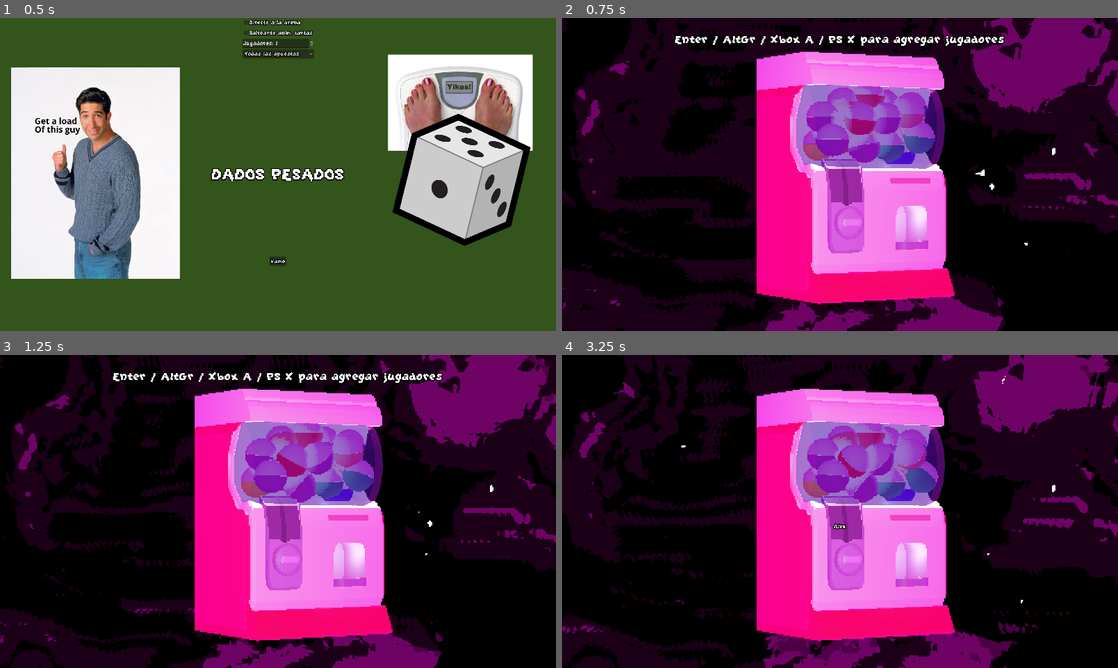
Above: before the commit, frames 1-4 (two rows, left to right).
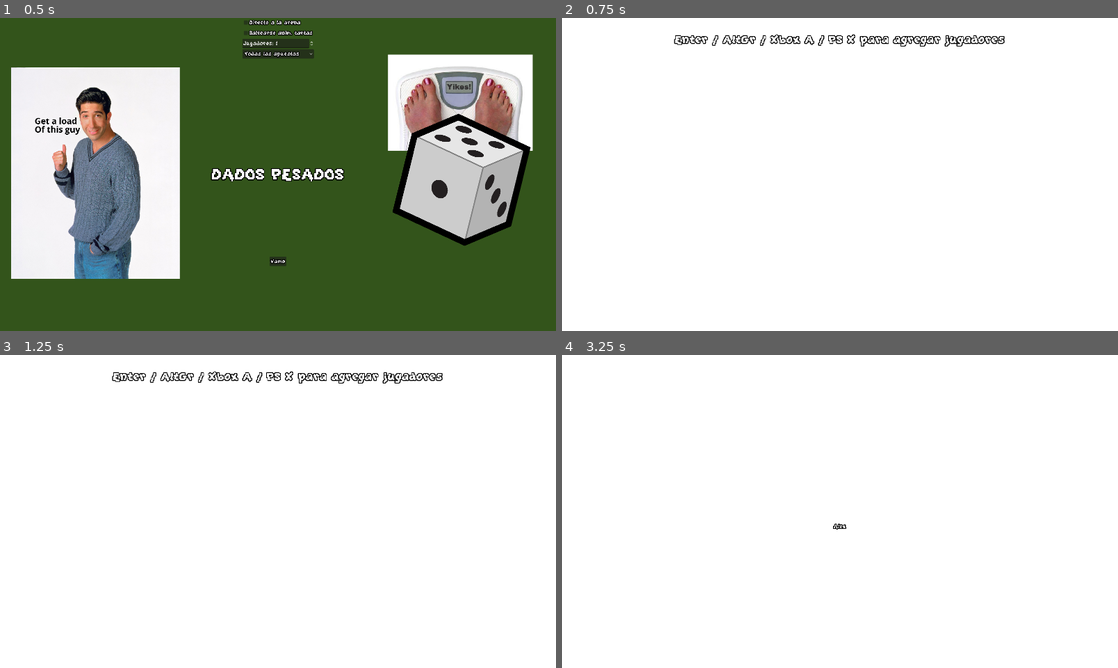
Above: after the commit, the same moments.

Repository: Laks0/weighted-dice-3d
Game: Godot game, scene res://Scenes/MainMenu/MainMenu.tscn
Two runs of this game, one before a commit and one after it. Both use one fixed random seed, a clock stepped at 60 frames per second and the inputs below.
Inputs (mouse positions are in pixels of both pictures, inside the frame that each line leads up to):
- Up to frame 1 (0.5 s): no input
- Up to frame 2 (0.75 s): click "Vamo" at 0.5 s
- Up to frame 3 (1.25 s): no input
- Up to frame 4 (3.25 s): tap Enter (grab_mouse) at 1.25 s; hold D (move_right_kb) 1.28-2 s; tap Backspace (die) at 1.35 s; click (840, 505) at 2.02 s; type "Alex" at 2.1 s; click "Ready" at 2.75 s

Frame 1 is identical in both runs. In frame 2, 99% of the frame differs, in the area x 0-100%, y 0-100%; in frame 3, 99%; in frame 4, 100%.

Commit message:
Intento de outlines

Diff:
--- /dev/null
+++ b/Classes/BetDisplay/BetDisplaySimple.gdshader
@@ -0,0 +1,14 @@
+shader_type spatial;
+
+void vertex() {
+	// Called for every vertex the material is visible on.
+}
+
+void fragment() {
+	// Called for every pixel the material is visible on.
+}
+
+//void light() {
+	// Called for every pixel for every light affecting the material.
+	// Uncomment to replace the default light processing function with this one.
+//}
--- /dev/null
+++ b/Classes/Die/Die.gdshader
@@ -0,0 +1,23 @@
+shader_type spatial;
+render_mode cull_front, unshaded;
+
+uniform vec4 outline_color : source_color;
+uniform float outline_width = 1.0;
+
+void vertex() {
+	vec4 clip_position = PROJECTION_MATRIX * (MODELVIEW_MATRIX * vec4(VERTEX, 1.0));
+	vec3 clip_normal = mat3(PROJECTION_MATRIX) * (mat3(MODELVIEW_MATRIX) * NORMAL);
+
+	vec2 offset = normalize(clip_normal.xy) / VIEWPORT_SIZE * clip_position.w * outline_width * 2.0;
+
+	clip_position.xy += offset;
+
+	POSITION = clip_position;
+}
+
+void fragment() {
+	ALBEDO = outline_color.rgb;
+	if (outline_color.a < 1.0) {
+		ALPHA = outline_color.a;
+	}
+}
--- a/Classes/MultipleResCamera/MultipleResCamera.tscn
+++ b/Classes/MultipleResCamera/MultipleResCamera.tscn
@@ -11,8 +11,8 @@
 [sub_resource type="ShaderMaterial" id="ShaderMaterial_suf3b"]
 render_priority = 0
 shader = ExtResource("4_4k3cc")
-shader_parameter/shadow_strength = 0.42
 shader_parameter/shadow_color = Color(0, 0, 0, 1)
+shader_parameter/shadow_thickness = 2.0
 
 [node name="MultipleResCamera" type="Camera3D"]
 cull_mask = 1048573
--- a/Classes/MultipleResCamera/Pixelate.gdshader
+++ b/Classes/MultipleResCamera/Pixelate.gdshader
@@ -1,21 +1,21 @@
 shader_type spatial;
 render_mode unshaded, fog_disabled;
 
-float getDepth(vec2 screen_uv, sampler2D depth_texture, mat4 inv_projection_matrix){
-//	Credit: https://godotshaders.com/shader/depth-modulated-pixel-outline-in-screen-space/
-	float raw_depth = texture(depth_texture, screen_uv)[0];
-	vec3 normalized_device_coordinates = vec3(screen_uv * 2.0 - 1.0, raw_depth);
+uniform vec3 shadow_color : source_color = vec3(0.0);
+uniform float shadow_thickness = 2.0;
+
+vec2 getDepth(vec2 screen_pos, sampler2D depth_texture, mat4 inv_projection_matrix){
+	float raw_depth = texture(depth_texture, screen_pos)[0];
+	vec3 normalized_device_coordinates = vec3(screen_pos * 2.0 - 1.0, raw_depth);
     vec4 view_space = inv_projection_matrix * vec4(normalized_device_coordinates, 1.0);
 	view_space.xyz /= view_space.w;
-	return -view_space.z;
+	return vec2(-view_space.z, raw_depth);
 }
 
 uniform sampler2D DEPTH_TEXTURE : hint_depth_texture, filter_linear_mipmap;
 uniform sampler2D SCREEN_TEXTURE : hint_screen_texture, filter_linear_mipmap;
+uniform sampler2D NORMAL_TEXTURE : hint_normal_roughness_texture, filter_nearest;
 const int pixel_size = 4; //resolution must be divisible by pixel_size
-
-uniform float shadow_strength : hint_range(0.0, 1.0, 0.01) = 0.4;
-uniform vec3 shadow_color : source_color = vec3(0.0);
 
 void fragment() {
 	float x = float(int(FRAGCOORD.x) % pixel_size);
@@ -28,51 +28,60 @@
 
 	ALBEDO = texture(SCREEN_TEXTURE, pixelated_uv).rgb;
 
+	// Outlines
 	vec2 e = vec2(1./VIEWPORT_SIZE.xy);
 
-//	Shadows
-	//float mean_depth_diff = 0.0;
-	//for (int i = 0; i < 5; i++) {
-		//vec2 screen_pos = pixelated_uv;
-		//switch (i) {
-			//case 0:
-				//screen_pos += e;
-				//break;
-			//case 1:
-				//screen_pos -= e;
-				//break;
-			//case 2:
-				//screen_pos += vec2(.0, e.y);
-				//break;
-			//case 3:
-				//screen_pos += vec2(e.x, .0);
-				//break;
-		//}
-		//
-		//float depth_diff = 0.0;
-		//float neg_depth_diff = .5;
-		//float depth = getDepth(screen_pos, DEPTH_TEXTURE, INV_PROJECTION_MATRIX);
-		//float du = getDepth(screen_pos+vec2(0., -1.)*e, DEPTH_TEXTURE, INV_PROJECTION_MATRIX);
-		//float dr = getDepth(screen_pos+vec2(1., 0.)*e, DEPTH_TEXTURE, INV_PROJECTION_MATRIX);
-		//float dd = getDepth(screen_pos+vec2(0., 1.)*e, DEPTH_TEXTURE, INV_PROJECTION_MATRIX);
-		//float dl = getDepth(screen_pos+vec2(-1., 0.)*e, DEPTH_TEXTURE, INV_PROJECTION_MATRIX);
-		//depth_diff += clamp(du - depth, 0., 1.);
-		//depth_diff += clamp(dd - depth, 0., 1.);
-		//depth_diff += clamp(dr - depth, 0., 1.);
-		//depth_diff += clamp(dl - depth, 0., 1.);
-		//neg_depth_diff += depth - du;
-		//neg_depth_diff += depth - dd;
-		//neg_depth_diff += depth - dr;
-		//neg_depth_diff += depth - dl;
-		//neg_depth_diff = clamp(neg_depth_diff, 0., 1.);
-		//neg_depth_diff = clamp(smoothstep(0.5, 0.5, neg_depth_diff)*10., 0., 1.);
-		//depth_diff = smoothstep(0.2, 0.3, depth_diff);
-		//
-		//mean_depth_diff += depth_diff;
-	//}
-	////mean_depth_diff /= 2.;
-	//
-	//vec3 shadow_final_color = mix(ALBEDO, shadow_color, shadow_strength);
-	//
-	//ALBEDO = mix(ALBEDO, shadow_final_color, mean_depth_diff);
+	float depth_diff = 0.0;
+	float neg_depth_diff = .5;
+
+	vec2 screen_pos = pixelated_uv;
+
+	vec2 depth_data = getDepth(screen_pos, DEPTH_TEXTURE, INV_PROJECTION_MATRIX);
+	float depth = depth_data.x;
+	vec3 color = texture(SCREEN_TEXTURE, screen_pos).rgb;
+	vec3 c = vec3(0.0);
+
+	vec2 min_depth_data = depth_data;
+	float min_depth = 9999999.9;
+
+
+	vec3 normal = texture(NORMAL_TEXTURE, screen_pos).rgb * 2.0 - 1.0;
+
+	for (float x = -shadow_thickness; x <= shadow_thickness;x += 1.0){
+		for (float y = -shadow_thickness; y <= shadow_thickness; y += 1.0){
+			if ((x == 0.0 && y == 0.0) || (shadow_thickness*shadow_thickness < (x*x + y*y))){
+				continue;
+			}
+
+			vec2 du_data = getDepth(screen_pos+1.0*vec2(x, y)*e, DEPTH_TEXTURE, INV_PROJECTION_MATRIX);
+			vec2 dd_data = getDepth(screen_pos+0.5*vec2(x, y)*e, DEPTH_TEXTURE, INV_PROJECTION_MATRIX);
+
+			float du = du_data.x;
+			float dd = dd_data.x;
+
+			float dd_diff = clamp(abs((depth - dd) - (dd - du)), 0.0, 1.0);
+
+			float val = clamp(abs(depth - du), 0., 1.)/(x*x + y*y)*dd_diff*dd_diff*5000.0;
+
+			val = clamp(val, 0.0, 1.0);
+
+			depth_diff += val;
+
+			if (du < min_depth){
+				min_depth = du;
+				min_depth_data = du_data;
+				c = texture(SCREEN_TEXTURE, screen_pos+vec2(x, y)*e).rgb;
+
+				c *= clamp(0.5+ 0.5*dot(normalize(vec2(x, y)), (vec2(0.0, 1.0))), 0.0, 1.0);
+
+			}
+
+			vec3 nu = texture(NORMAL_TEXTURE, screen_pos+vec2(x, y)*e).rgb * 2.0 - 1.0;
+
+			depth_diff += (1.0-abs(dot(nu, normal)))/max(min(dd, depth), 2.0);
+		}
+	}
+	depth_diff = smoothstep(0.2, 0.3, depth_diff) * .85;
+
+	ALBEDO = mix(ALBEDO, shadow_color, depth_diff);
 }
--- a/Scenes/Arena/Arena.tscn
+++ b/Scenes/Arena/Arena.tscn
@@ -41,6 +41,7 @@
 cull_mode = 2
 albedo_color = Color(0.381616, 0.406012, 0.100887, 1)
 normal_enabled = true
+normal_scale = 0.43
 normal_texture = ExtResource("6_o0cy5")
 
 [sub_resource type="StandardMaterial3D" id="StandardMaterial3D_fdnf3"]
@@ -48,7 +49,6 @@
 cull_mode = 2
 albedo_texture = ExtResource("7_qljs3")
 normal_enabled = true
-normal_scale = 3.0
 normal_texture = ExtResource("8_pfx7u")
 
 [sub_resource type="WorldBoundaryShape3D" id="WorldBoundaryShape3D_7a2co"]
